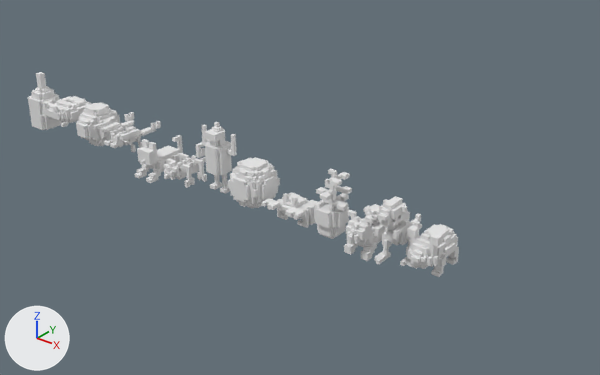
Renders of the COLLADA model assets/Resources/_characters/play_characters.dae from each side of a commit.
Camera for both pictures: a camera (50 mm lens) standing at (2.792, -1.314, 1.033) and looking at (1.512, 0.285, 0.041). Lighting does not change. The marker at lower left points along +X, +Y and +Z.

Objects in the first picture: 'bender', 'butterfly', 'cat', 'chameleon', 'crab', 'deathstar', 'hamster', 'leonplant', 'minimonster', 'robotcogi', 'soju', 'tyranno'.
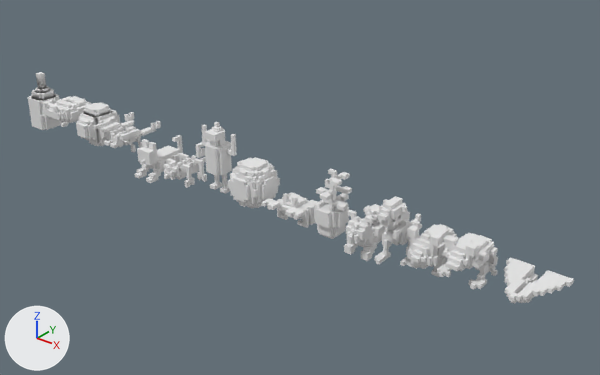
The newer file is also turned or shifted as a whole; pictures and numbers use the older file's frame.

Pixel boxes [x1, y1, x2, y2] of what changed, in the pictures (600 x 375 px):
'beardedfrog', added: after [437, 233, 498, 289]
'paperplane', added: after [504, 257, 574, 304]

What changed in the scene script:
```text
Add me_paperplane:
    me_paperplane.from_pydata(...)  # 251 vertices, 522 faces; spans x -0.075..0.075, y -0.075..0.075, z -0.03..0.03
    me_paperplane.materials.append(mat_characters_material)  # its picture is missing
Add me_beardedfrog:
    me_beardedfrog.from_pydata(...)  # 442 vertices, 882 faces; spans x -0.055..0.055, y -0.085..0.085, z -0.05..0.05
    me_beardedfrog.materials.append(mat_characters_material)  # its picture is missing
Add ob_paperplane:
    ob_paperplane = bpy.data.objects.new('paperplane', me_paperplane)
    ob_paperplane.location = (2.215, 0.195, 0.03)
Add ob_beardedfrog:
    ob_beardedfrog = bpy.data.objects.new('beardedfrog', me_beardedfrog)
    ob_beardedfrog.location = (2.075, 0.195, 0.08)
```
